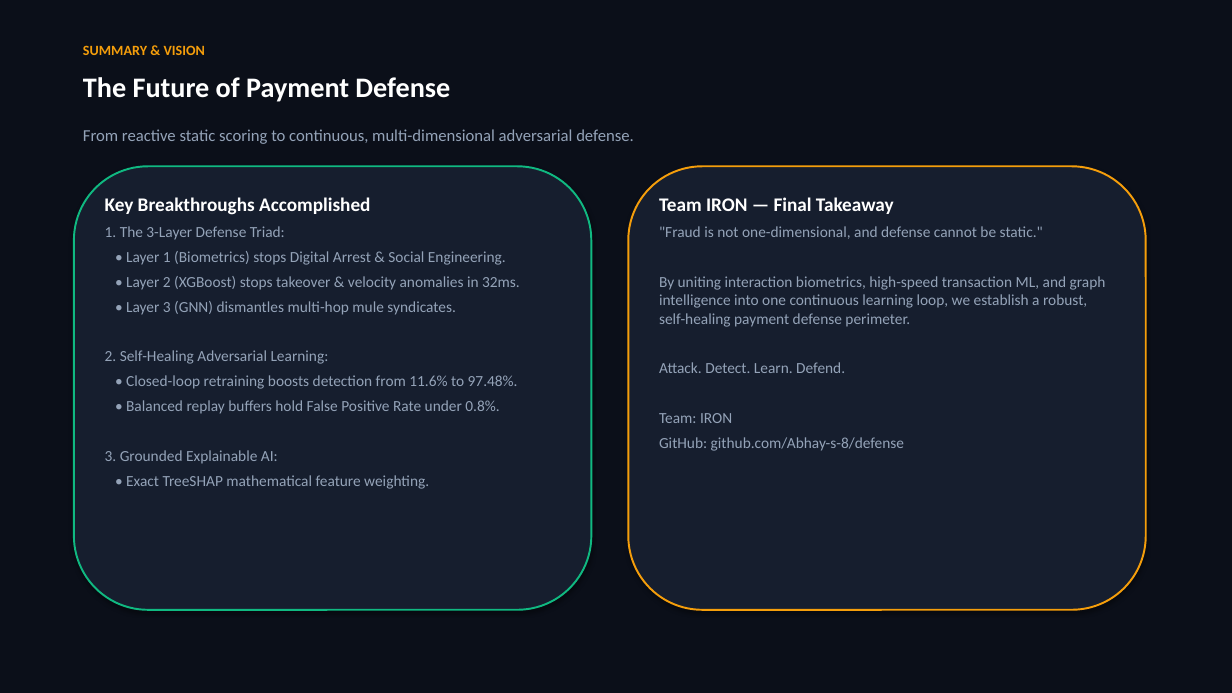
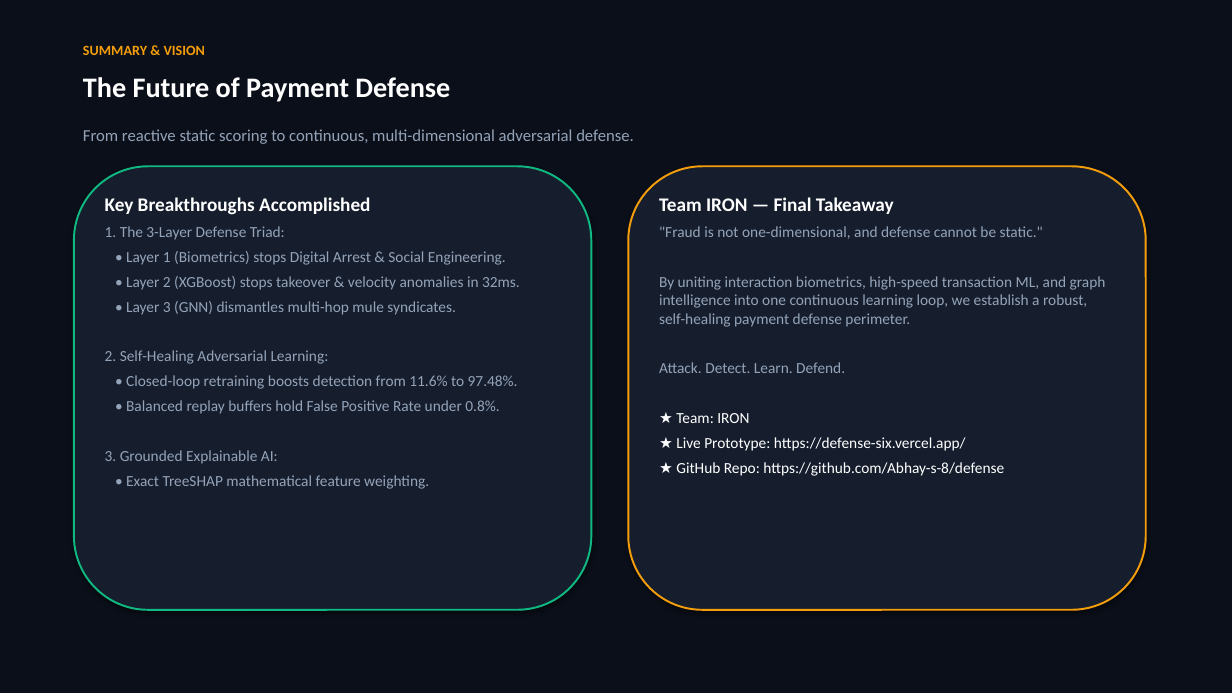
Before and after one commit to Abhay-s-8/defense, a slide deck: slide 12 of docs/AI_Defense_Lab_Presentation.pptx. Drawn at 1232x693 pixels with LibreOffice and Linux fonts; fonts in the diff are those of the drawing. Boxes give left, top, right and bottom in pixels: in the first picture for what was removed or moved away, otherwise in the second. Text is boxed around its words. In the diff, an @@ line names an element or a change of style, - is before the commit and + after.

Commit message:
docs: add Mastercard AI Defense Lab live Vercel and GitHub links to presentation

```diff
--- a/docs/AI_Defense_Lab_Presentation.pptx
+++ b/docs/AI_Defense_Lab_Presentation.pptx
@@ text in rounded rectangle at [676,413,1004,476]: text changed; text colour #94A3B8 to #FFFFFF @@
-Team: IRON
-GitHub: github.com/Abhay-s-8/defense
+★ Team: IRON
+★ Live Prototype: https://defense-six.vercel.app/
+★ GitHub Repo: https://github.com/Abhay-s-8/defense
```
Also in this commit, not shown: 1 other slide changed, 2 other files.
